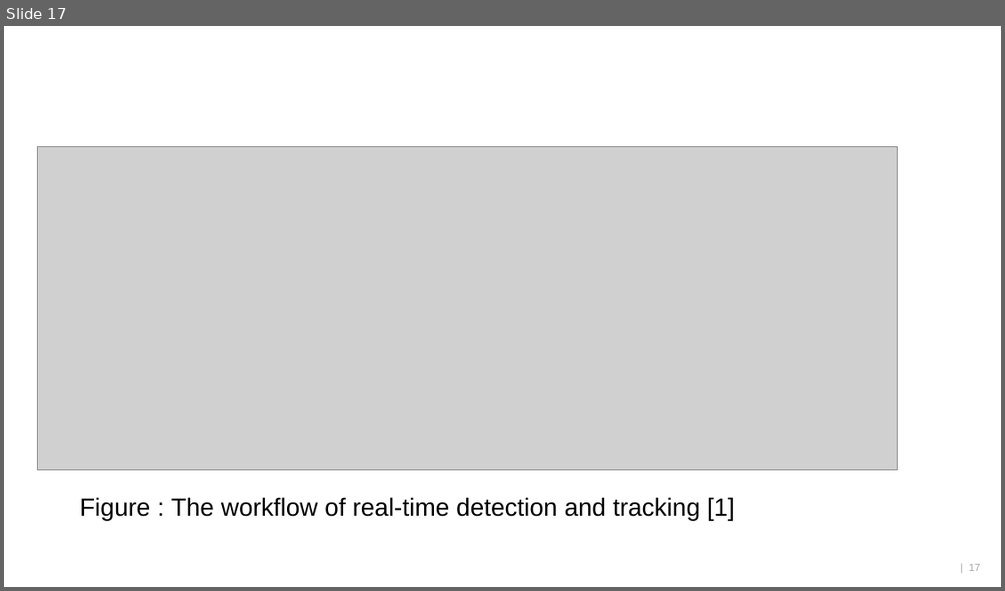
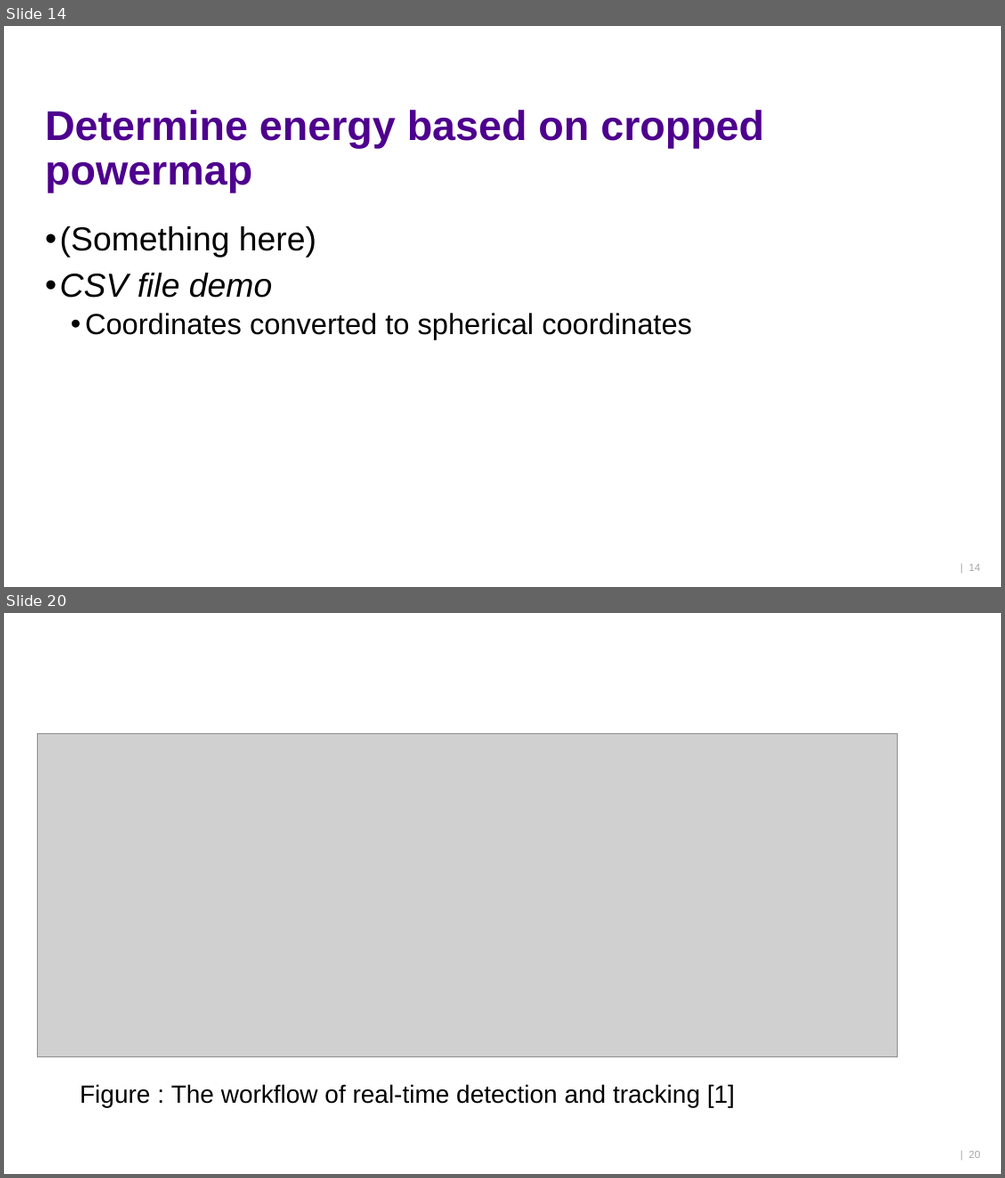
Before and after one commit to ktlhtn/AutoSTAnnot, a slide deck: Power point files/Final presentation.pptx. Shown one above the other, each under a label of ours: slide 17 before the commit, slides 14 and 20 after it; the slides between them are not shown. The pictures are 1005x591 and 1005x1178 pixels, drawn with LibreOffice and Linux fonts; fonts in the diff are those of the drawing; grey boxes stand for pictures; background and template pictures are left out. Boxes give left, top, right and bottom in pixels: in the first picture for what was removed or moved away, otherwise in the second. Text is boxed around its words. In the diff, an @@ line names an element or a change of style, - is before the commit and + after.

```diff
--- a/Power point files/Final presentation.pptx
+++ b/Power point files/Final presentation.pptx
@@ slide 14 added at <box>4,26,1001,587</box>, background #FFFFFF @@
@@ title added at <box>45,110,764,192</box>, 40 pt, text #4E008E, bold @@
+Determine energy based on cropped powermap
@@ text added at <box>60,226,692,339</box>, 28 pt, text #000000 @@
+• (Something here)
+• CSV file demo
+  • Coordinates converted to spherical coordinates
@@ page number added at <box>969,564,980,571</box>, 10 pt, text #A6A6A6 @@
+| 14
@@ what was slide 17 is now slide 20 @@
@@ page number at <box>969,1151,980,1158</box>: text changed @@
-| 17
+| 20
```
Also in this commit, not shown: 1 slide changed, 9 other slides added, 7 slides removed.
